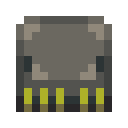
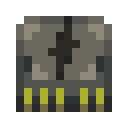
Layered file, before and after one edit (128×128). Changes by layer:
added layer "efficiency" above "vacuum" over 48, 16, 80, 80
